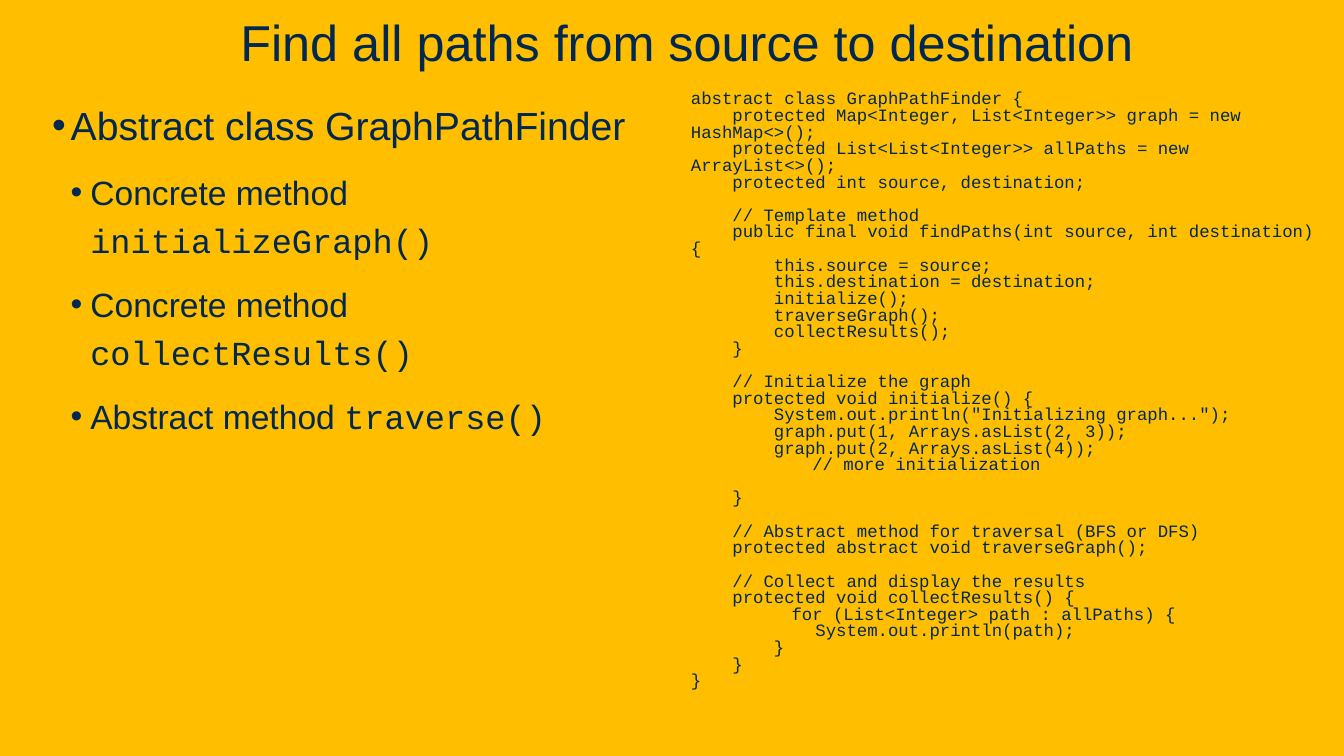
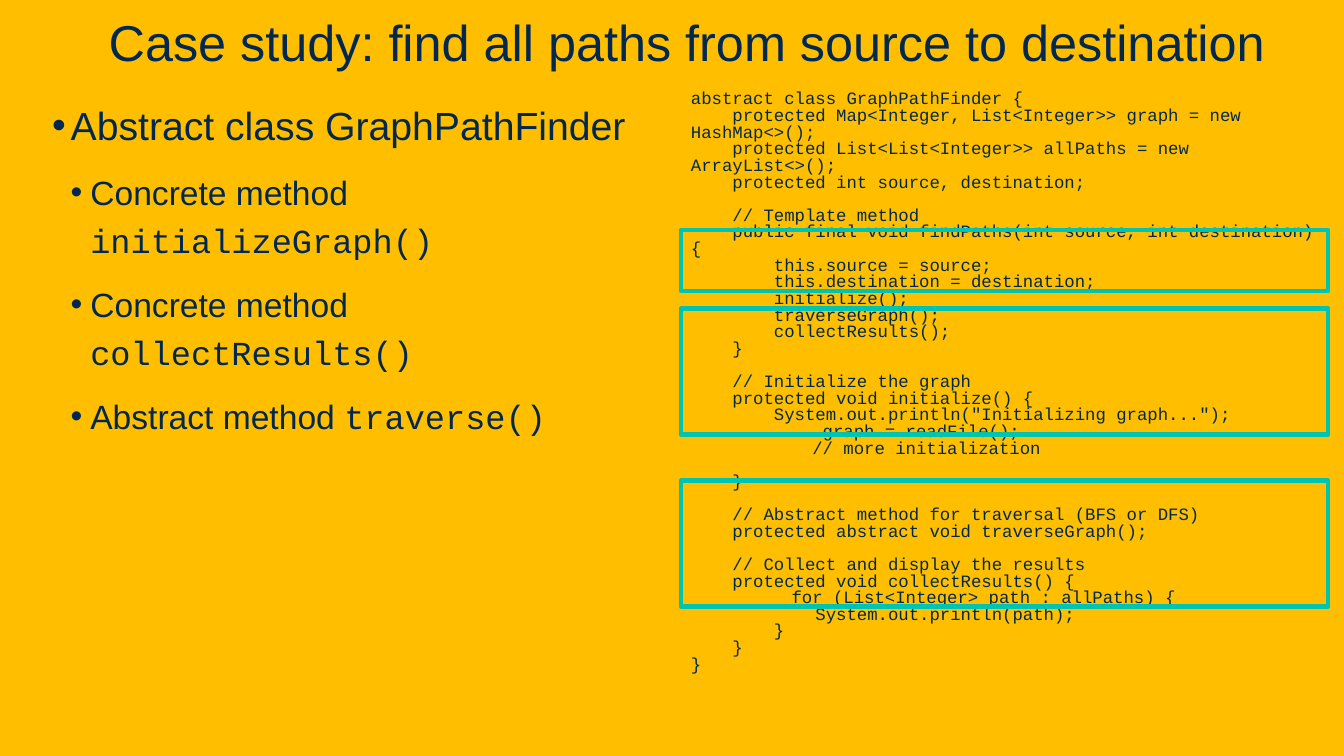
Before and after one commit to davsec-teaching/ECS160-Winter2025, a slide deck: slide 108 of slides/8_design_patterns.pptx (slide 94 before the commit). Drawn at 1344x756 pixels with LibreOffice and Linux fonts; fonts in the diff are those of the drawing; background and template pictures are left out. Boxes give left, top, right and bottom in pixels: in the first picture for what was removed or moved away, otherwise in the second. Text is boxed around its words. In the diff, an @@ line names an element or a change of style, - is before the commit and + after.

```diff
--- a/slides/8_design_patterns.pptx
+++ b/slides/8_design_patterns.pptx
@@ title at (x1=109, y1=24, x2=1265, y2=71): text changed @@
-Find all paths from source to destination
+Case study: find all paths from source to destination
@@ rectangle added at (x1=681, y1=230, x2=1328, y2=290), outline #00C4B2 3.25 pt @@
@@ rectangle added at (x1=681, y1=309, x2=1328, y2=435), outline #00C4B2 3.25 pt @@
@@ text at (x1=823, y1=425, x2=1020, y2=443): text changed @@
-graph.put(1, Arrays.asList(2, 3));
-graph.put(2, Arrays.asList(4));
+graph = readFile();
@@ rectangle added at (x1=681, y1=481, x2=1328, y2=607), outline #00C4B2 3.25 pt @@
```
Also in this commit, not shown: 15 other slides changed, 28 slides added, 2 slides removed.
